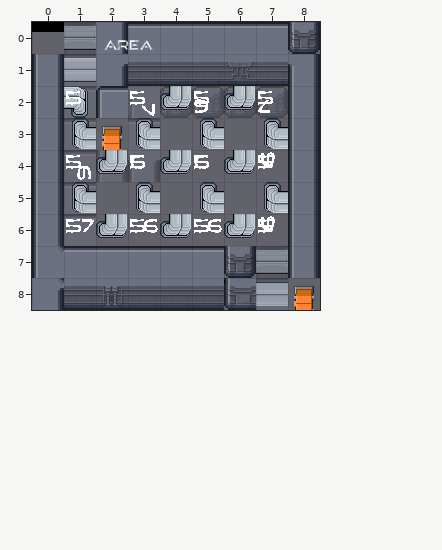
One commit to this Tiled map: cocos/Code/assets/resources/map/map_1-1-N-1.tmx. That is the earlier state.
Cells are 32x32 px. Shown: x 0..8, y 0..8.
The same view after the edit:
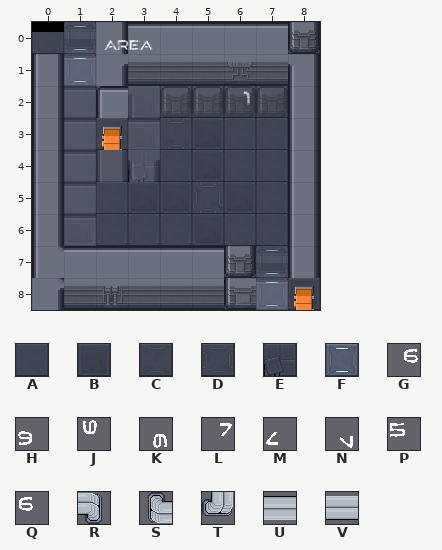
Key: from "proba_scifi": A 112, B 113, C 116, D 117, E 118, F 145; from "scifi_tileset_02": G 158, H 158 turned 180, J 158 turned 270, K 158 turned 90, L 159, M 159 turned 180, N 159 turned 90, P 167, Q 168, R 178, S 178 turned 180, T 178 turned 90, U 181 turned 270, V 181 turned 90.
_ is an empty cell.
The edit:
Layer "f":
y 0: x 0..1 __ -> AF; x 8 _ -> B
y 1: x 1 _ -> F
y 2: x 1 _ -> A; x 3..7 _____ -> BAABB
y 3: x 1..7 _______ -> AABCBAA
y 4: x 1..7 _______ -> AAEABAA
y 5: x 1..7 _______ -> AABBDBA
y 6: x 1..7 _______ -> BAAABAA
y 7: x 6..7 __ -> AF
y 8: x 7..8 __ -> FB
Layer "p":
y 0..1: x 1 V -> _
y 7: x 7 V -> _
y 8: x 7 U -> _
Layer "Tile Layer 6" (removed):
y 2: x 1 R -> _; x 3..7 NTHTM -> _____
y 3: x 1 S -> _; x 3 S -> _; x 5 S -> _; x 7 S -> _
y 4: x 1..7 KTQTQTJ -> _______
y 5: x 1 S -> _; x 3 S -> _; x 5 S -> _; x 7 S -> _
y 6: x 1..7 LTGTGTJ -> _______
Layer "Tile Layer 5" (removed):
y 2: x 1 P -> _; x 3 P -> _; x 5 P -> _; x 7 P -> _
y 4: x 1 P -> _; x 3 P -> _; x 5 P -> _; x 7 P -> _
y 6: x 1 P -> _; x 3 P -> _; x 5 P -> _; x 7 P -> _
